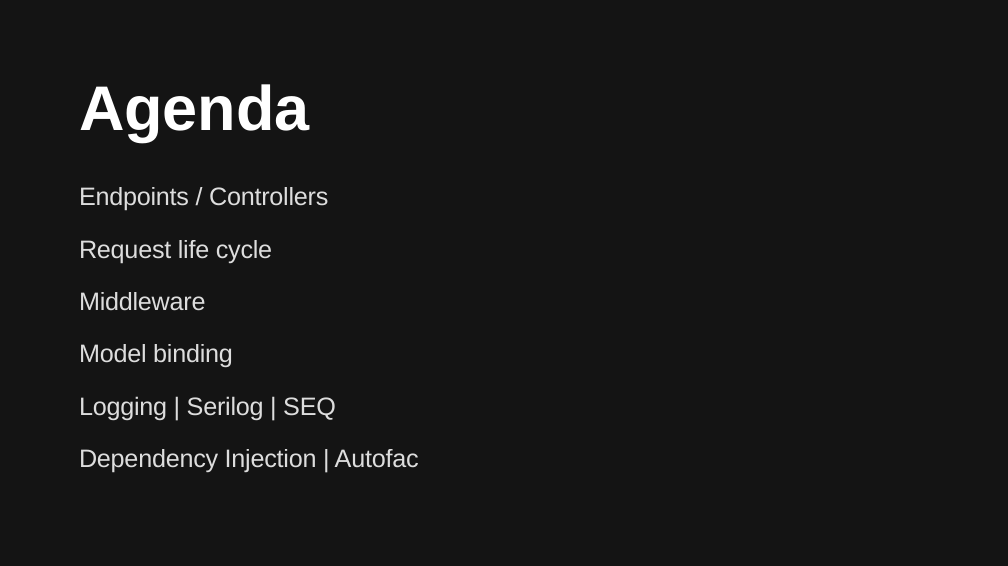
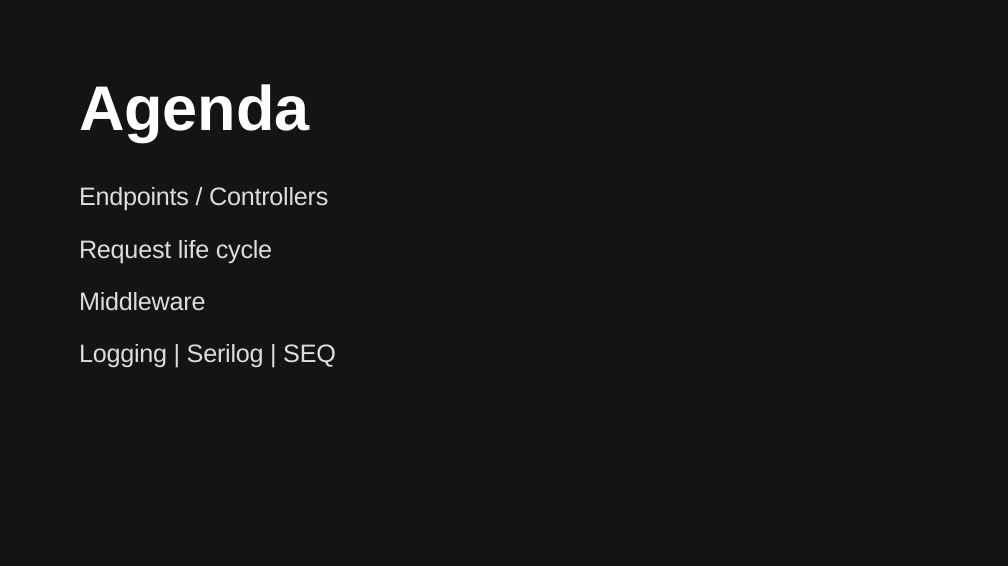
Before and after one commit to januszmarcinik/.NET-getting-started, a slide deck: slide 3 of PGS SharpDev.pptx. Drawn at 1008x566 pixels with LibreOffice and Linux fonts; fonts in the diff are those of the drawing; background and template pictures are left out. Boxes give left, top, right and bottom in pixels: in the first picture for what was removed or moved away, otherwise in the second. Text is boxed around its words. In the diff, an @@ line names an element or a change of style, - is before the commit and + after.

```diff
--- a/PGS SharpDev.pptx
+++ b/PGS SharpDev.pptx
@@ text "Logging | Serilog | SEQ" moved from (x1=79, y1=396, x2=336, y2=420) to (x1=79, y1=344, x2=336, y2=368) @@
@@ text removed at (x1=79, y1=344, x2=233, y2=368) @@
-Model binding
@@ text removed at (x1=79, y1=449, x2=419, y2=473) @@
-Dependency Injection | Autofac
```
Also in this commit, not shown: 2 other slides changed, 7 slides added, 106 slides removed, 4 other files.
